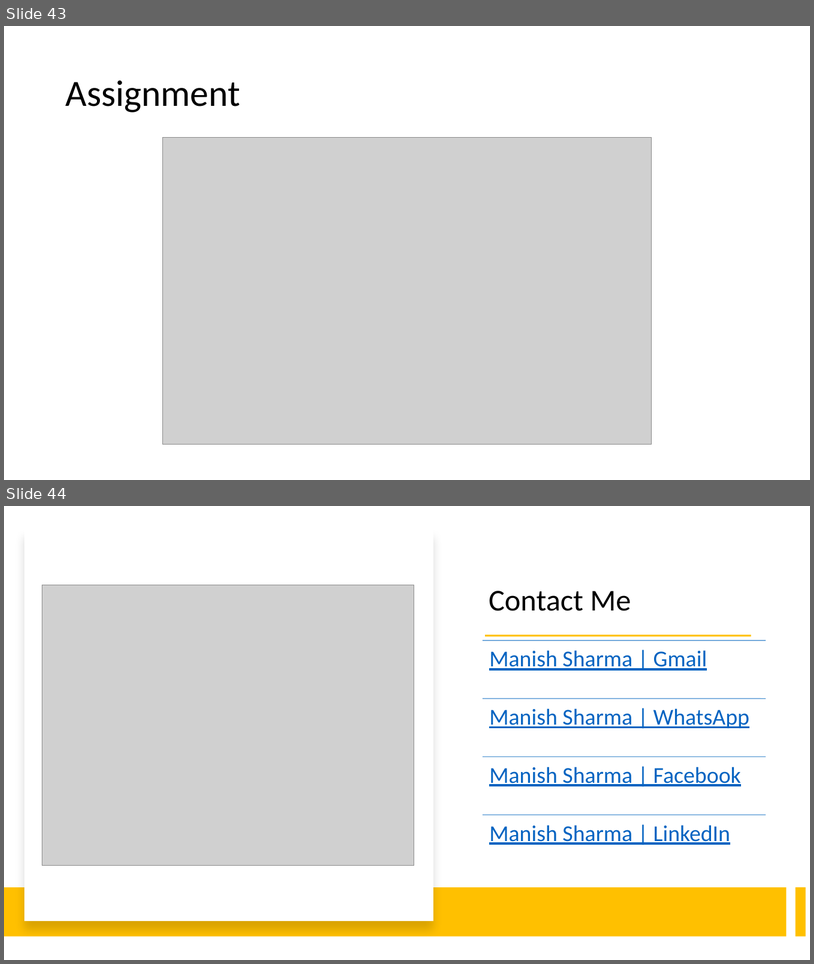
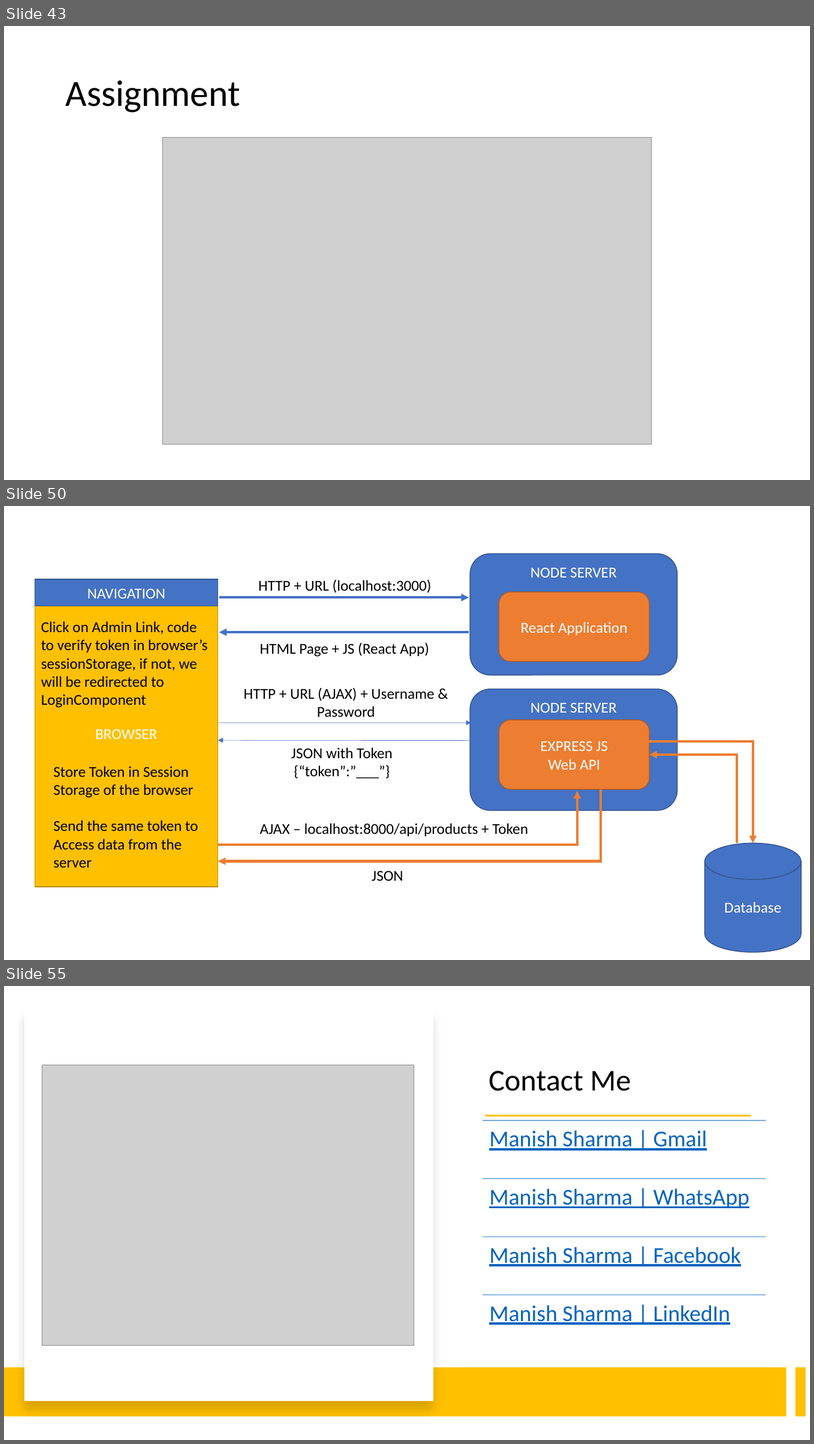
Before and after one commit to manishvbn/ReactJS_WE_Jun22, a slide deck: Notes/React.pptx. Shown one above the other, each under a label of ours: slides 43 and 44 before the commit, slides 43, 50 and 55 after it; the slides between them are not shown. The pictures are 814x964 and 814x1444 pixels, drawn with LibreOffice and Linux fonts; fonts in the diff are those of the drawing; grey boxes stand for pictures. Boxes give left, top, right and bottom in pixels: in the first picture for what was removed or moved away, otherwise in the second. Text is boxed around its words. In the diff, an @@ line names an element or a change of style, - is before the commit and + after.

```diff
--- a/Notes/React.pptx
+++ b/Notes/React.pptx
@@ slide 50 added at (4, 506, 810, 960), background #FFFFFF @@
@@ rounded rectangle added at (470, 554, 678, 675), fill #4472C4, outline #325491 1 pt, 18 pt, text #FFFFFF @@
+NODE SERVER
@@ rectangle added at (35, 579, 218, 886), fill #FFC000, outline #BD8E00 1 pt, 18 pt, text #FFFFFF @@
+BROWSER
@@ rectangle added at (35, 579, 218, 606), fill #4472C4, outline #325491 1 pt, 18 pt, text #FFFFFF @@
+NAVIGATION
@@ text added at (258, 579, 432, 593), 18 pt, text #000000 @@
+HTTP + URL (localhost:3000)
@@ rounded rectangle added at (500, 592, 650, 661), fill #ED7D31, outline #AF5C24 1 pt, 18 pt, text #FFFFFF @@
+React Application
@@ arrow added from (219, 597) to (469, 597), #4472C4 3 pt @@
@@ text added at (41, 621, 207, 708), 18 pt, text #000000 @@
+Click on Admin Link, code to verify token in browser’s sessionStorage, if not, we will be redirected to LoginComponent
@@ arrow added from (469, 633) to (219, 633), #4472C4 3 pt @@
@@ text added at (260, 642, 429, 657), 18 pt, text #000000 @@
+HTML Page + JS (React App)
@@ text added at (244, 687, 434, 717), 18 pt, text #000000 @@
+HTTP + URL (AJAX) + Username & Password
@@ rounded rectangle added at (470, 688, 678, 810), fill #4472C4, outline #325491 1 pt, 18 pt, text #FFFFFF @@
+NODE SERVER
@@ rounded rectangle added at (500, 720, 650, 789), fill #ED7D31, outline #AF5C24 1 pt, 18 pt, text #FFFFFF @@
+EXPRESS JS
+Web API
@@ arrow added from (219, 723) to (471, 723), #4472C4 0.5 pt @@
@@ arrow added from (471, 741) to (218, 740), #4472C4 0.5 pt @@
@@ text added at (291, 747, 393, 778), 18 pt, text #000000 @@
+JSON with Token
+{“token”:”___”}
@@ elbow arrow added from (644, 741) to (753, 843), #ED7D31 3 pt @@
@@ elbow arrow added from (737, 843) to (650, 754), #ED7D31 3 pt @@
@@ text added at (53, 766, 198, 867), 18 pt, text #000000 @@
+Store Token in Session
+Storage of the browser
+Send the same token to
+Access data from the
+server
@@ elbow arrow added from (218, 844) to (578, 791), #ED7D31 3 pt @@
@@ elbow arrow added from (602, 791) to (218, 861), #ED7D31 3 pt @@
@@ text added at (260, 823, 528, 836), 18 pt, text #000000 @@
+AJAX – localhost:8000/api/products + Token
@@ cylinder added at (705, 843, 801, 952), fill #4472C4, outline #325491 1 pt, 18 pt, text #FFFFFF @@
+Database
@@ text added at (372, 870, 403, 880), 18 pt, text #000000 @@
+JSON
@@ what was slide 44 is now slide 55 @@
```
Also in this commit, not shown: 10 other slides added.
